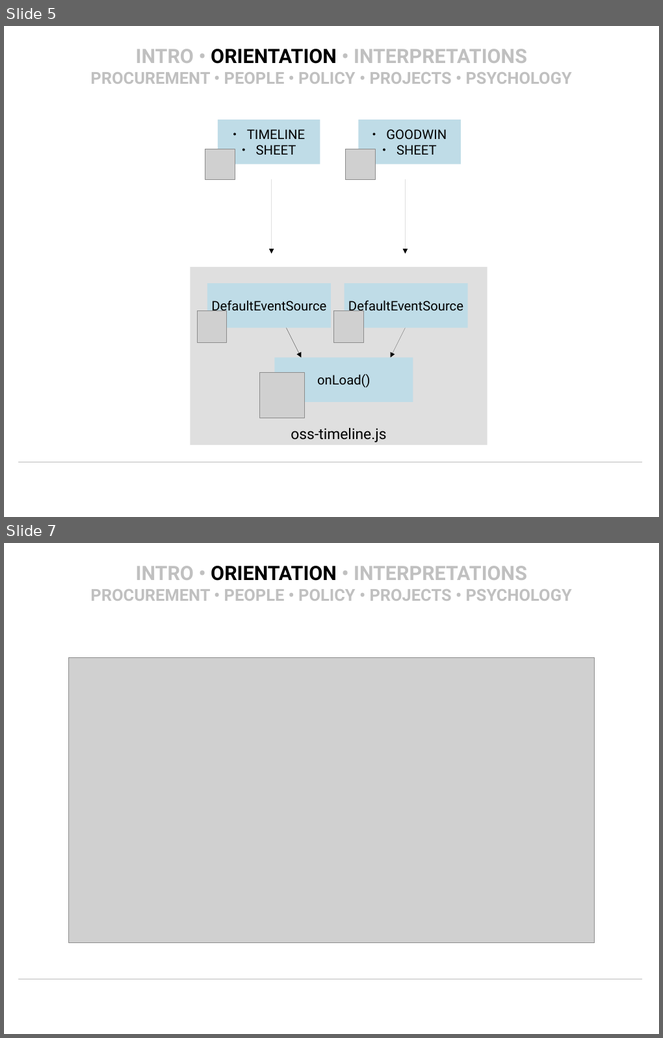
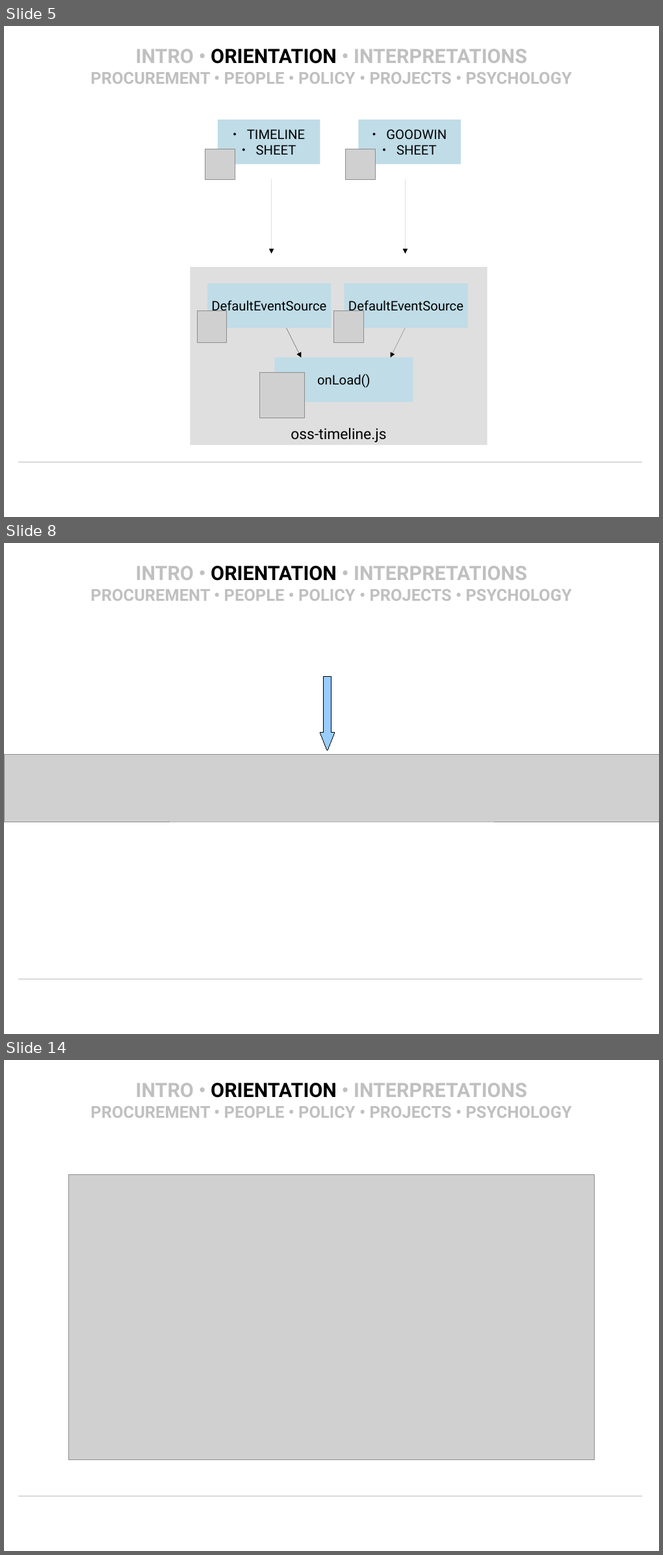
Before and after one commit to OpenTechStrategies/timelines, a slide deck: us-govt-open-source.odp. Shown one above the other, each under a label of ours: slides 5 and 7 before the commit, slides 5, 8 and 14 after it; the slides between them are not shown. The pictures are 663x1038 and 663x1555 pixels, drawn with LibreOffice and Linux fonts; fonts in the diff are those of the drawing; grey boxes stand for pictures; background and template pictures are left out. Boxes give left, top, right and bottom in pixels: in the first picture for what was removed or moved away, otherwise in the second. Text is boxed around its words. In the diff, an @@ line names an element or a change of style, - is before the commit and + after.

```diff
--- a/us-govt-open-source.odp
+++ b/us-govt-open-source.odp
@@ slide 8 added at bbox=[4, 543, 659, 1034], background #FFFFFF; not listed: 1 template element that a slide beside it also shows @@
@@ title added at bbox=[90, 566, 572, 601], 20 pt, text #C0C0C0, bold @@
+INTRO • ORIENTATION • INTERPRETATIONS
+PROCUREMENT • PEOPLE • POLICY • PROJECTS • PSYCHOLOGY
@@ down arrow added at bbox=[320, 677, 335, 751], fill #99CCFF, outline #000000 0 pt @@
@@ picture added at bbox=[5, 756, 659, 823] @@
@@ what was slide 7 is now slide 14 @@
```
Also in this commit, not shown: 7 slides changed, 7 other slides added, 1 other file.
